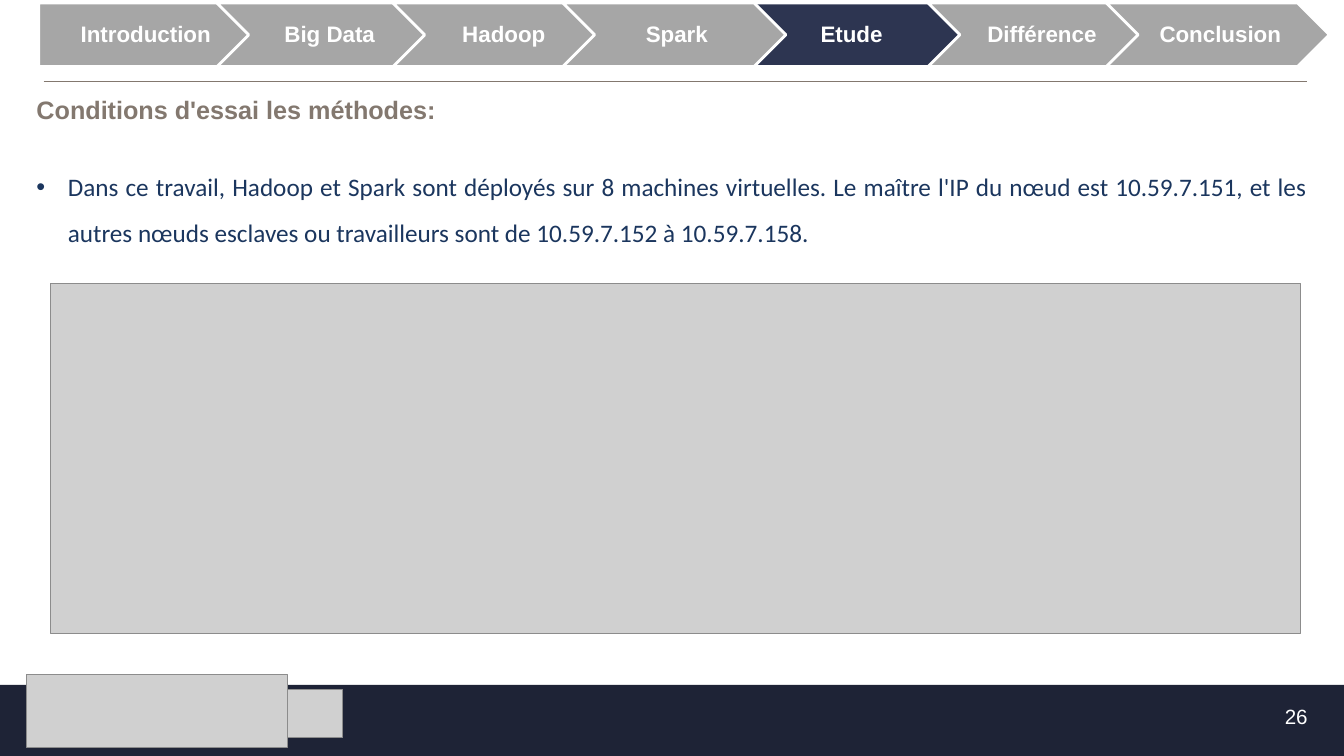
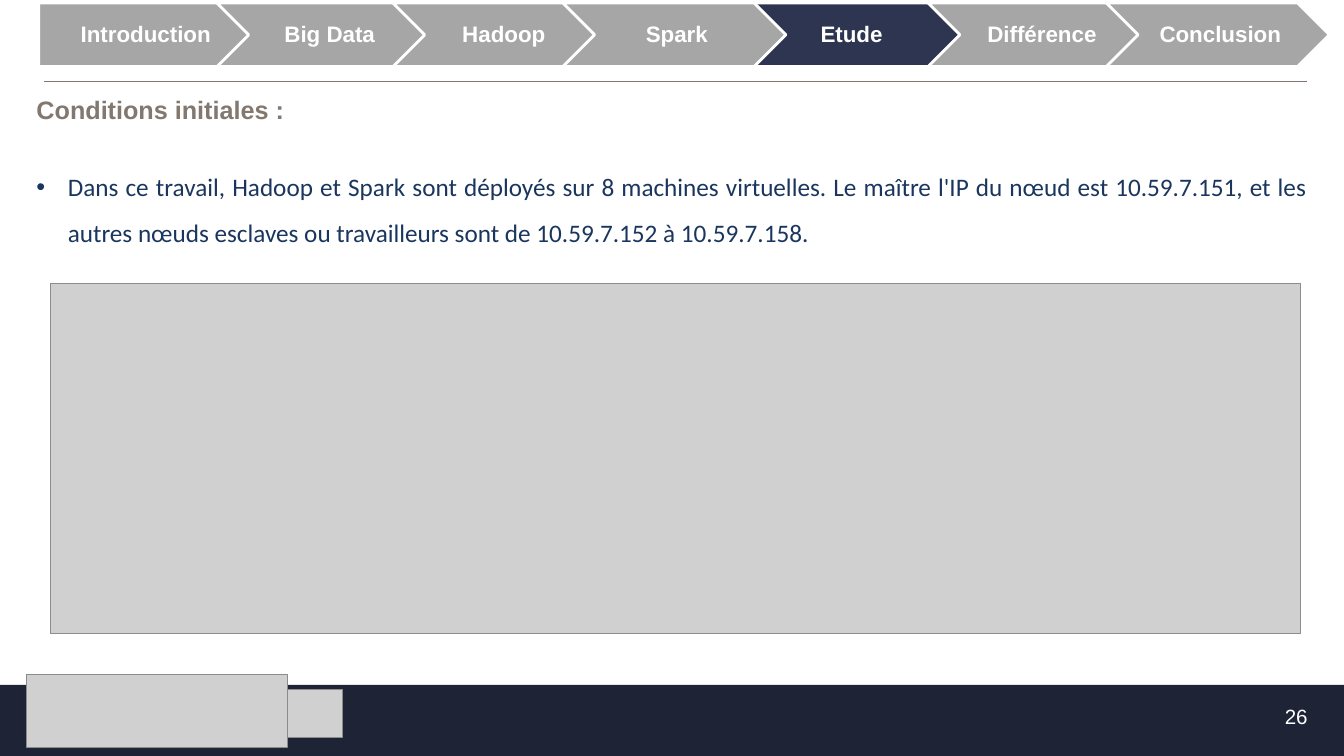
Before and after one commit to MF-13/E-Learning_Platforme, a slide deck: slide 26 of SFE/Présentation_SFE.pptx. Drawn at 1344x756 pixels with LibreOffice and Linux fonts; fonts in the diff are those of the drawing; grey boxes stand for pictures; background and template pictures are left out. Boxes give left, top, right and bottom in pixels: in the first picture for what was removed or moved away, otherwise in the second. Text is boxed around its words. In the diff, an @@ line names an element or a change of style, - is before the commit and + after.

```diff
--- a/SFE/Présentation_SFE.pptx
+++ b/SFE/Présentation_SFE.pptx
@@ title at (x1=36, y1=101, x2=269, y2=119): text changed @@
-Conditions d'essai les méthodes:
+Conditions initiales :
```
Also in this commit, not shown: 16 other slides changed, 1 slide added, 1 slide removed.
